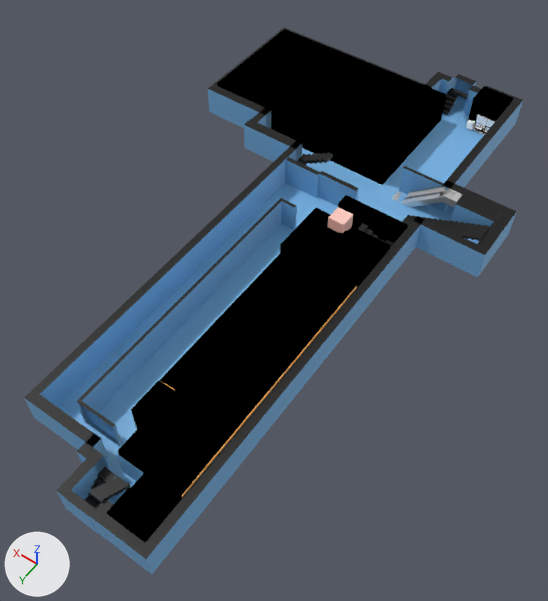
Before and after pictures for a commit that changed the glTF model data/map3DModel/building10/10_4.glb.
Before and after are seen from a camera (50 mm lens) standing at (-1.3, 1.29, 2.49) and looking at (-0.16, -0.3, -0.01). Lighting does not change. The marker at lower left points along +X, +Y and +Z. Where no turn or scale is listed for an object, it has been applied to the vertices.

The first picture shows 'object', 'object_10301', 'object_10_4_1_line', 'object_10_4_2_line', 'object_10_4_4_line', 'object_10_4_5_line', 'object_エレベーター_4_1', 'object_エレベーター_4_2', 'object_ソフトクリーム屋', 'object_モスバーガー', 'object_女子トイレ_4_1', 'object_女子トイレ_4_2', 'object_男子トイレ_4_1', 'object_食堂', 'エスカレーター_10_4_1', '階段_10_4_4'.
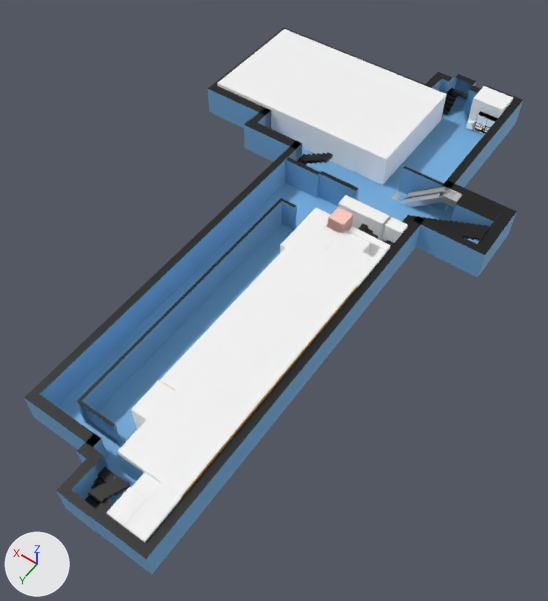
Where the newer file only moved an object's origin or applied its transform, the numbers keep the older frame.

Changed parts and their boxes [x1, y1, x2, y2] in the pictures (548 x 601 px):
'object_食堂', recoloured (black to white): [118, 247, 357, 497] in both
'object_10301', recoloured (black to white): [217, 29, 447, 185] in both
'object_10_4_4_line', recoloured (black to white): [124, 483, 182, 542] in both
'object_女子トイレ_4_1', recoloured (black to white): [299, 226, 368, 287] in both
'object_男子トイレ_4_1', recoloured (black to white): [325, 230, 387, 275] in both
'object_モスバーガー', recoloured (black to white): [280, 208, 330, 254] in both
'object_女子トイレ_4_2', recoloured (black to white): [468, 86, 513, 123] in both
'object_ソフトクリーム屋', recoloured (black to white): [131, 380, 174, 429] in both
'object_エレベーター_4_2', recoloured (black to white): [366, 209, 408, 243] in both
'object_10_4_5_line', recoloured (black to white): [107, 487, 146, 527] in both
'object_10_4_1_line', recoloured (black to white): [338, 195, 374, 229] in both
'object_エレベーター_4_1', recoloured (black to white): [131, 472, 160, 499] in both
'object_10_4_2_line', recoloured (black to white): [348, 226, 390, 257] in both

What changed in the scene script:
```text
Change mat_oh_outline_material:
    remove # nodes: BsdfTransparent, Emission, LightPath, MixShader, OutputMaterial
    remove # colours: black #000000
    nodes: BsdfPrincipled, OutputMaterial
    colours: white #ffffff
Change mat_oh_outline_material_001:
    remove # nodes: BsdfTransparent, Emission, LightPath, MixShader, OutputMaterial
    remove # colours: black #000000
    nodes: BsdfPrincipled, OutputMaterial
    colours: white #ffffff
```
